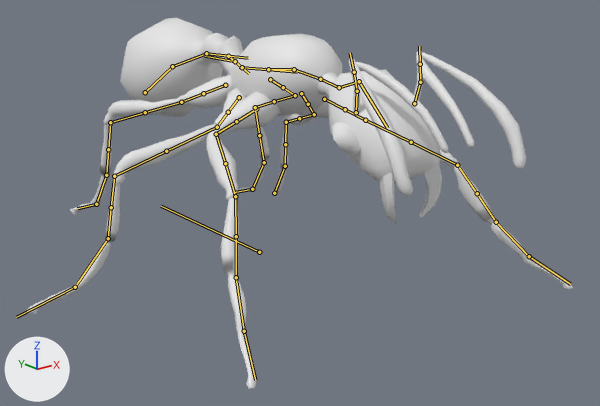
The FBX model Honey Towers/Assets/Ben/texutes/ant/ant.fbx: old version first, new version second.
Both versions are drawn from a camera (50 mm lens) standing at (-1.07, -1.489, 0.694) and looking at (0.031, -0.113, 0.143). Every picture has the same lights, and +X, +Y and +Z are marked at lower left. Both versions are drawn at frame 21 of the action 'walk_ant'; the numbers are the values there. The bones that bend it are drawn over the model as lines.

In view in the first picture: 'mier'.
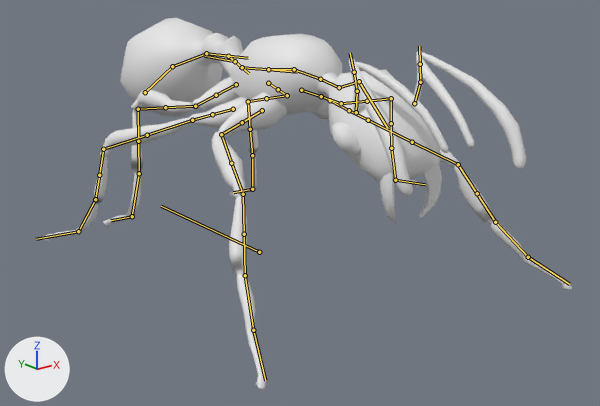
Changed parts and their boxes (x1, y1, x2, y2) in the pictures (600 x 406 px):
'mier', posed: before (26, 18, 573, 389); after (42, 18, 572, 389)
bone 'DEF-front_thigh.L', root to tip: before (324, 99) to (345, 109); after (330, 100) to (349, 110)
bone 'DEF-front_shin.L', root to tip: before (365, 120) to (411, 142); after (368, 120) to (412, 142)
bone 'DEF-front_thigh.R', root to tip: before (256, 109) to (236, 121); after (262, 110) to (242, 122)
bone 'DEF-front_shin.R', root to tip: before (216, 134) to (225, 163); after (221, 134) to (231, 163)
bone 'DEF-front_toe.R', root to tip: before (236, 277) to (244, 331); after (245, 275) to (253, 330)
bone 'DEF-thigh.L', root to tip: before (301, 93) to (308, 104); after (301, 90) to (321, 96)
bone 'DEF-thigh.L.001', root to tip: before (308, 104) to (314, 114); after (321, 96) to (341, 103)
bone 'DEF-shin.L', root to tip: before (314, 114) to (299, 118); after (341, 103) to (367, 101)
bone 'DEF-shin.L.001', root to tip: before (299, 118) to (286, 122); after (367, 101) to (391, 98)
bone 'DEF-foot.L', root to tip: before (286, 122) to (285, 144); after (391, 98) to (391, 123)
bone 'DEF-toe.L', root to tip: before (285, 166) to (274, 193); after (391, 148) to (395, 180)
bone 'DEF-toe.L.001', root to tip: before (274, 193) to (275, 192); after (395, 180) to (425, 184)
bone 'DEF-thigh.L.002', root to tip: before (270, 79) to (283, 87); after (268, 83) to (278, 89)
bone 'DEF-thigh.L.003', root to tip: before (283, 87) to (295, 95); after (278, 89) to (287, 95)
bone 'DEF-shin.L.002', root to tip: before (295, 95) to (274, 101); after (287, 95) to (266, 98)
bone 'DEF-shin.L.003', root to tip: before (274, 101) to (255, 107); after (266, 98) to (248, 101)
bone 'DEF-foot.L.002', root to tip: before (255, 107) to (259, 135); after (248, 101) to (250, 129)
bone 'DEF-foot.L.003', root to tip: before (259, 135) to (264, 162); after (250, 129) to (252, 155)
bone 'DEF-toe.L.002', root to tip: before (264, 162) to (252, 189); after (252, 155) to (252, 189)
bone 'DEF-thigh.R', root to tip: before (239, 97) to (228, 112); after (233, 109) to (212, 114)
bone 'DEF-thigh.R.001', root to tip: before (228, 112) to (217, 127); after (212, 114) to (192, 120)
bone 'DEF-shin.R', root to tip: before (217, 127) to (166, 151); after (192, 120) to (147, 135)
bone 'DEF-shin.R.001', root to tip: before (166, 151) to (114, 176); after (147, 135) to (103, 149)
bone 'DEF-foot.R', root to tip: before (114, 176) to (111, 207); after (103, 149) to (99, 175)
bone 'DEF-toe.R', root to tip: before (108, 238) to (75, 287); after (95, 199) to (78, 231)
bone 'DEF-toe.R.001', root to tip: before (75, 287) to (16, 317); after (78, 231) to (36, 239)
bone 'DEF-thigh.R.002', root to tip: before (225, 85) to (203, 93); after (236, 84) to (216, 95)
bone 'DEF-shin.R.002', root to tip: before (181, 102) to (145, 112); after (195, 106) to (165, 107)
bone 'DEF-shin.R.003', root to tip: before (145, 112) to (110, 122); after (165, 107) to (138, 109)
bone 'DEF-foot.R.002', root to tip: before (110, 122) to (108, 149); after (138, 109) to (138, 141)
bone 'DEF-foot.R.003', root to tip: before (108, 149) to (106, 175); after (138, 141) to (139, 173)
bone 'DEF-toe.R.002', root to tip: before (106, 175) to (96, 204); after (139, 173) to (132, 216)
bone 'DEF-toe.R.003', root to tip: before (96, 204) to (77, 208); after (132, 216) to (111, 220)

The edits, one by one:
Bone 'DEF-front_thigh.L' (bone_def_front_thigh_l) moves from (0.0, 0.0, 0.0) to (-0.004, -0.002, 0.019).
Bone 'DEF-front_thigh.L' (bone_def_front_thigh_l) turns from (37, -3, 8) to (23, -2, 7) degrees about its own x, y and z.
Bone 'DEF-front_thigh.L' (bone_def_front_thigh_l) is rescaled from (0.99, 1.02, 0.99) to (1.0, 1.01, 1.0).
Bone 'DEF-front_shin.L' (bone_def_front_shin_l) turns from (-35, -1, 2) to (-18, -1, 2) degrees about its own x, y and z.
Bone 'DEF-front_thigh.R' (bone_def_front_thigh_r) moves from (0.0, 0.0, 0.0) to (0.004, -0.002, 0.019).
Bone 'DEF-front_thigh.R' (bone_def_front_thigh_r) turns from (-7, 0, -6) to (-6, 0, -8) degrees about its own x, y and z.
Bone 'DEF-front_shin.R' (bone_def_front_shin_r) turns from (14, 2, -3) to (15, 2, -4) degrees about its own x, y and z.
Bone 'DEF-front_toe.R' (bone_def_front_toe_r) turns from (-6, 0, 6) to (-7, 0, 7) degrees about its own x, y and z.
Bone 'DEF-thigh.L' (bone_def_thigh_l) moves from (0.0, 0.0, 0.0) to (0.001, -0.033, -0.006).
Bone 'DEF-thigh.L' (bone_def_thigh_l) turns from (-14, 1, 6) to (-55, -10, -18) degrees about its own x, y and z.
Bone 'DEF-thigh.L.001' (bone_def_thigh_l_001) turns from (0, -1, 0) to (0, 7, 0) degrees about its own x, y and z.
Bone 'DEF-shin.L' (bone_def_shin_l) turns from (20, -1, 1) to (19, 7, -3) degrees about its own x, y and z.
Bone 'DEF-shin.L.001' (bone_def_shin_l_001) turns from (0, 13, 0) to (0, 14, 0) degrees about its own x, y and z.
Bone 'DEF-foot.L' (bone_def_foot_l) turns from (-8, 18, -6) to (-12, 13, 20) degrees about its own x, y and z.
Bone 'DEF-toe.L' (bone_def_toe_l) turns from (0, 0, 1) to (0, -1, -4) degrees about its own x, y and z.
Bone 'DEF-toe.L.001' (bone_def_toe_l_001) turns from (2, -14, -8) to (-1, -9, -16) degrees about its own x, y and z.
Bone 'DEF-thigh.L.002' (bone_def_thigh_l_002) moves from (0.0, 0.0, 0.0) to (-0.01, -0.008, 0.001).
Bone 'DEF-thigh.L.002' (bone_def_thigh_l_002) turns from (-25, 1, 5) to (-15, 0, 2) degrees about its own x, y and z.
Bone 'DEF-thigh.L.003' (bone_def_thigh_l_003) turns from (0, -2, 0) to (0, -1, 0) degrees about its own x, y and z.
Bone 'DEF-shin.L.002' (bone_def_shin_l_002) turns from (26, -2, 1) to (17, 0, 0) degrees about its own x, y and z.
Bone 'DEF-shin.L.003' (bone_def_shin_l_003) turns from (0, -5, 0) to (0, -4, 0) degrees about its own x, y and z.
Bone 'DEF-foot.L.002' (bone_def_foot_l_002) turns from (-12, -4, 16) to (-8, -5, 15) degrees about its own x, y and z.
Bone 'DEF-foot.L.003' (bone_def_foot_l_003) turns from (0, 10, 0) to (0, 16, 0) degrees about its own x, y and z.
Bone 'DEF-toe.L.002' (bone_def_toe_l_002) turns from (10, 10, -17) to (-12, 15, -3) degrees about its own x, y and z.
Bone 'DEF-toe.L.003' (bone_def_toe_l_003) turns from (8, -10, 0) to (31, -8, -13) degrees about its own x, y and z.
Bone 'DEF-thigh.R' (bone_def_thigh_r) moves from (-0.013, -0.023, -0.012) to (-0.003, 0.0, -0.024).
Bone 'DEF-thigh.R' (bone_def_thigh_r) turns from (-51, 4, 9) to (22, 1, -3) degrees about its own x, y and z.
Bone 'DEF-thigh.R' (bone_def_thigh_r) is rescaled from (1.02, 0.96, 1.02) to (0.97, 1.05, 0.97).
Bone 'DEF-thigh.R.001' (bone_def_thigh_r_001) turns from (0, -3, 0) to (0, 0, 0) degrees about its own x, y and z.
Bone 'DEF-shin.R' (bone_def_shin_r) turns from (8, -3, 4) to (-29, 1, 1) degrees about its own x, y and z.
Bone 'DEF-shin.R' (bone_def_shin_r) is rescaled from (0.98, 1.02, 1.0) to (1.01, 0.98, 1.01).
Bone 'DEF-shin.R.001' (bone_def_shin_r_001) turns from (0, -16, 0) to (0, -8, 0) degrees about its own x, y and z.
Bone 'DEF-foot.R' (bone_def_foot_r) turns from (2, -11, -16) to (3, -4, -9) degrees about its own x, y and z.
Bone 'DEF-foot.R' (bone_def_foot_r) is rescaled from (1.0, 1.0, 1.0) to (1.01, 1.0, 0.99).
Bone 'DEF-toe.R' (bone_def_toe_r) turns from (0, 1, 4) to (0, 1, 1) degrees about its own x, y and z.
Bone 'DEF-toe.R.001' (bone_def_toe_r_001) turns from (-1, 9, 16) to (1, 14, 8) degrees about its own x, y and z.
Bone 'DEF-thigh.R.002' (bone_def_thigh_r_002) moves from (0.0, 0.0, 0.0) to (0.008, -0.02, 0.007).
Bone 'DEF-thigh.R.002' (bone_def_thigh_r_002) turns from (5, 0, -2) to (-35, 0, 1) degrees about its own x, y and z.
Bone 'DEF-thigh.R.002' (bone_def_thigh_r_002) is rescaled from (0.99, 1.01, 0.99) to (1.02, 0.97, 1.02).
Bone 'DEF-shin.R.002' (bone_def_shin_r_002) turns from (-19, 0, 0) to (37, -1, 0) degrees about its own x, y and z.
Bone 'DEF-shin.R.002' (bone_def_shin_r_002) is rescaled from (1.0, 1.0, 1.0) to (0.99, 0.97, 1.04).
Bone 'DEF-shin.R.003' (bone_def_shin_r_003) turns from (0, -1, 0) to (0, 13, 0) degrees about its own x, y and z.
Bone 'DEF-foot.R.002' (bone_def_foot_r_002) turns from (17, 10, -9) to (-10, 24, -37) degrees about its own x, y and z.
Bone 'DEF-foot.R.002' (bone_def_foot_r_002) is rescaled from (1.0, 1.0, 1.0) to (1.03, 0.97, 1.01).
Bone 'DEF-foot.R.003' (bone_def_foot_r_003) turns from (0, -4, 0) to (0, -29, 0) degrees about its own x, y and z.
Bone 'DEF-toe.R.002' (bone_def_toe_r_002) turns from (-12, -2, 6) to (-14, -27, 12) degrees about its own x, y and z.
Bone 'DEF-toe.R.002' (bone_def_toe_r_002) is rescaled from (1.0, 1.0, 1.0) to (0.99, 1.02, 0.99).
Bone 'DEF-toe.R.003' (bone_def_toe_r_003) turns from (8, 10, 0) to (39, 7, 17) degrees about its own x, y and z.
